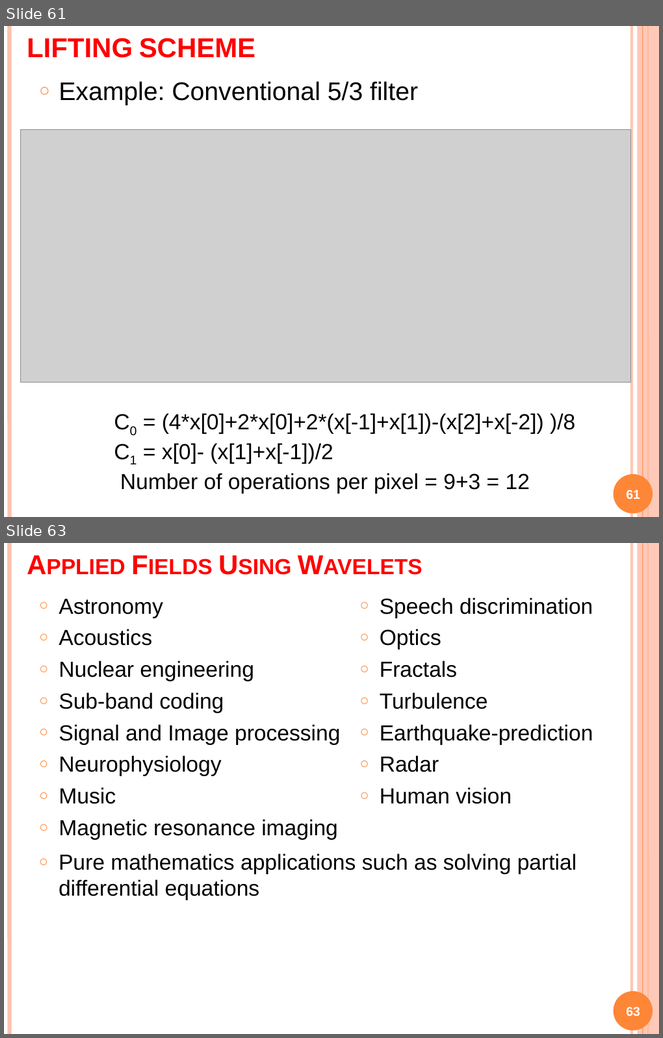
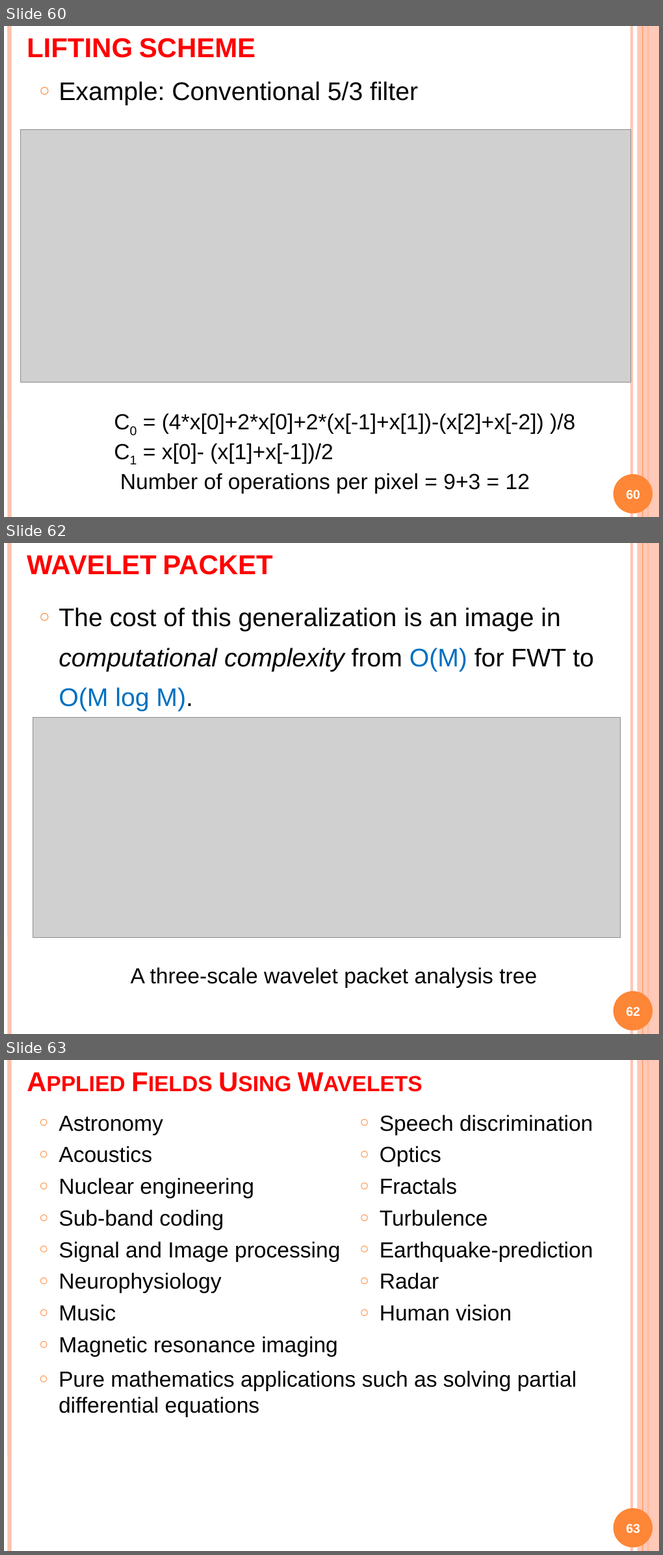
Before and after one commit to Alex7Huynh/dip-g9, a slide deck: 6. PPT/Wavelet transform.pptx. Shown one above the other, each under a label of ours: slides 61 and 63 before the commit, slides 60, 62 and 63 after it; the slides between them are not shown. The pictures are 663x1038 and 663x1555 pixels, drawn with LibreOffice and Linux fonts; fonts in the diff are those of the drawing; grey boxes stand for pictures. Boxes give left, top, right and bottom in pixels: in the first picture for what was removed or moved away, otherwise in the second. Text is boxed around its words. In the diff, an @@ line names an element or a change of style, - is before the commit and + after.

```diff
--- a/6. PPT/Wavelet transform.pptx
+++ b/6. PPT/Wavelet transform.pptx
@@ slide 62 added at (x1=4, y1=543, x2=659, y2=1034), background #FFFFFF; not listed: 6 template elements that a slide beside it also shows @@
@@ title added at (x1=27, y1=555, x2=272, y2=575), 30 pt, text #FF0000, bold, small capitals @@
+WAVELET PACKET
@@ text added at (x1=59, y1=607, x2=594, y2=711), 28 pt, text #000000 @@
+○ The cost of this generalization is an image in computational complexity from O(M) for FWT to O(M log M).
@@ picture added at (x1=33, y1=718, x2=621, y2=938) @@
@@ text added at (x1=131, y1=967, x2=537, y2=988), 24 pt, text #000000 @@
+A three-scale wavelet packet analysis tree
@@ page number added at (x1=626, y1=1007, x2=640, y2=1016), 14 pt, text #FFFFFF, bold @@
+62
@@ what was slide 61 is now slide 60 @@
@@ page number at (x1=626, y1=490, x2=640, y2=499): text changed @@
-61
+60
```
Also in this commit, not shown: 2 slides changed, 4 other slides added, 2 slides removed, 2 other files.
